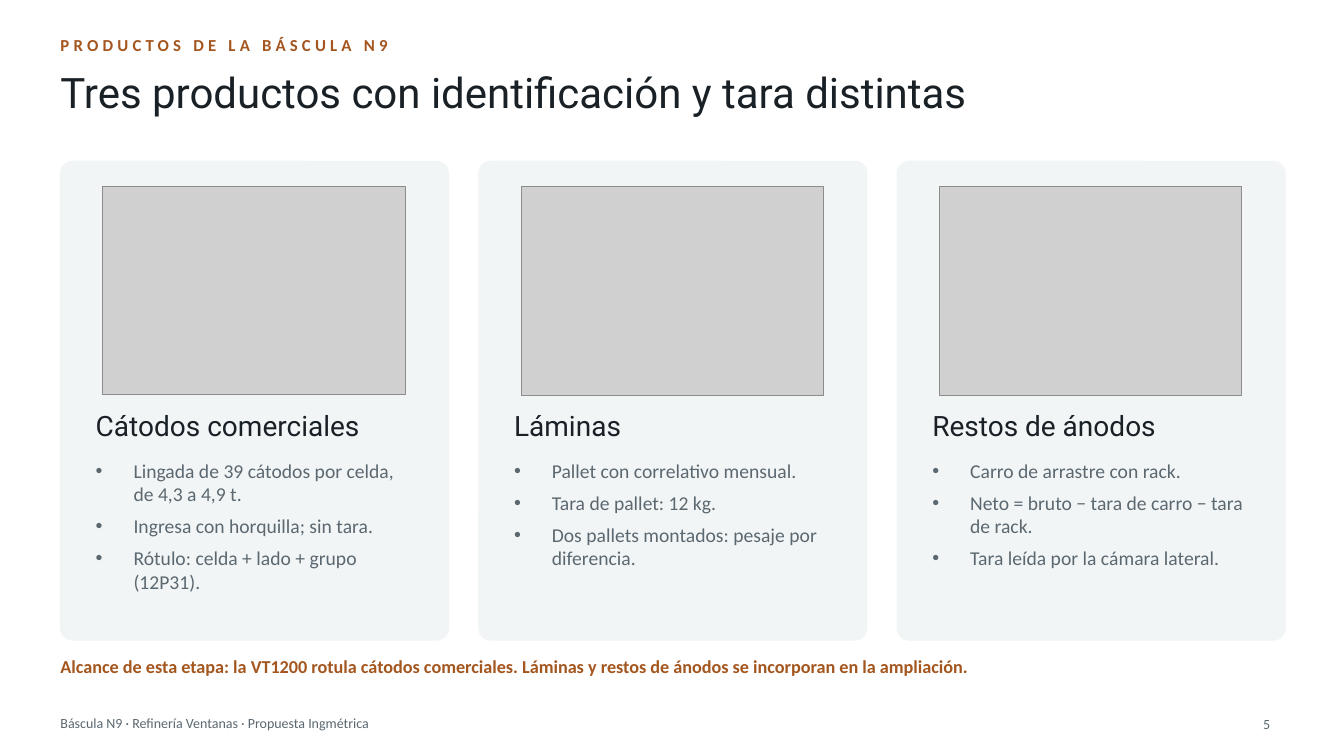
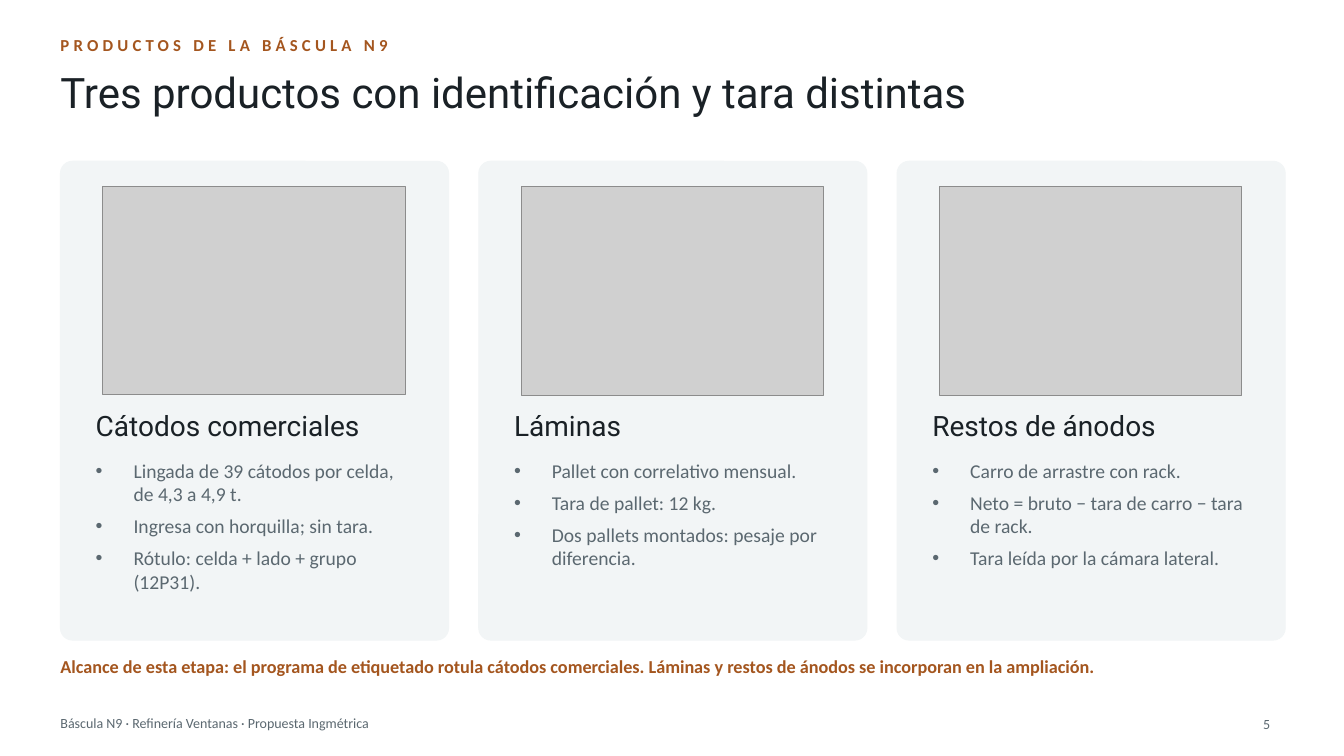
Before and after one commit to BortegaING/Codelco-Proyecto, a slide deck: slide 5 of presentacion/Bascula-N9-Ventanas.pptx. Drawn at 1344x756 pixels with LibreOffice and Linux fonts; fonts in the diff are those of the drawing; grey boxes stand for pictures. Boxes give left, top, right and bottom in pixels: in the first picture for what was removed or moved away, otherwise in the second. Text is boxed around its words. In the diff, an @@ line names an element or a change of style, - is before the commit and + after.

```diff
--- a/presentacion/Bascula-N9-Ventanas.pptx
+++ b/presentacion/Bascula-N9-Ventanas.pptx
@@ text at [60, 660, 1094, 676]: text changed @@
-Alcance de esta etapa: la VT1200 rotula cátodos comerciales. Láminas y restos de ánodos se incorporan en la ampliación.
+Alcance de esta etapa: el programa de etiquetado rotula cátodos comerciales. Láminas y restos de ánodos se incorporan en la ampliación.
```
Also in this commit, not shown: 5 other slides changed, 1 other file.
